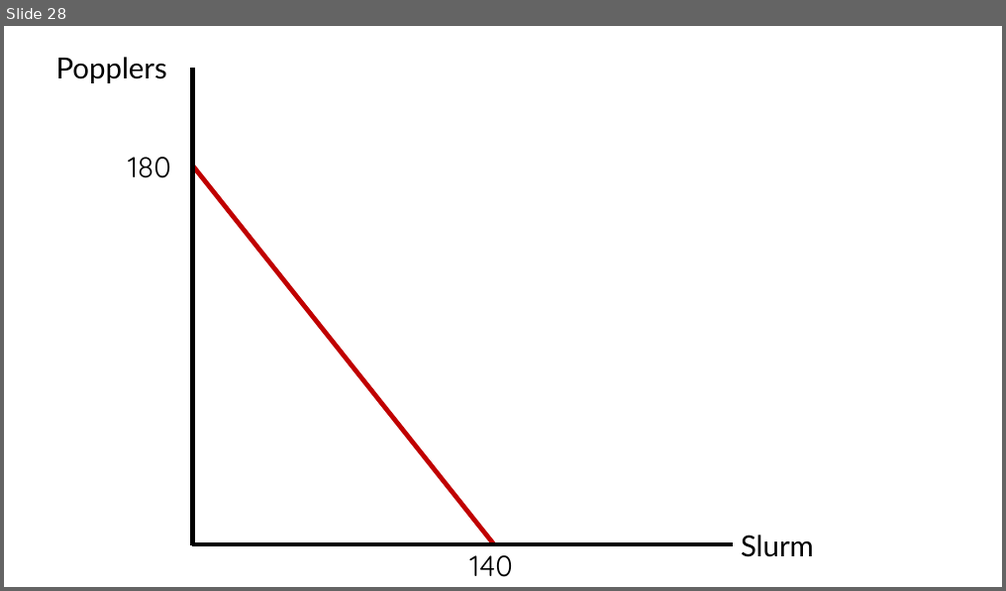
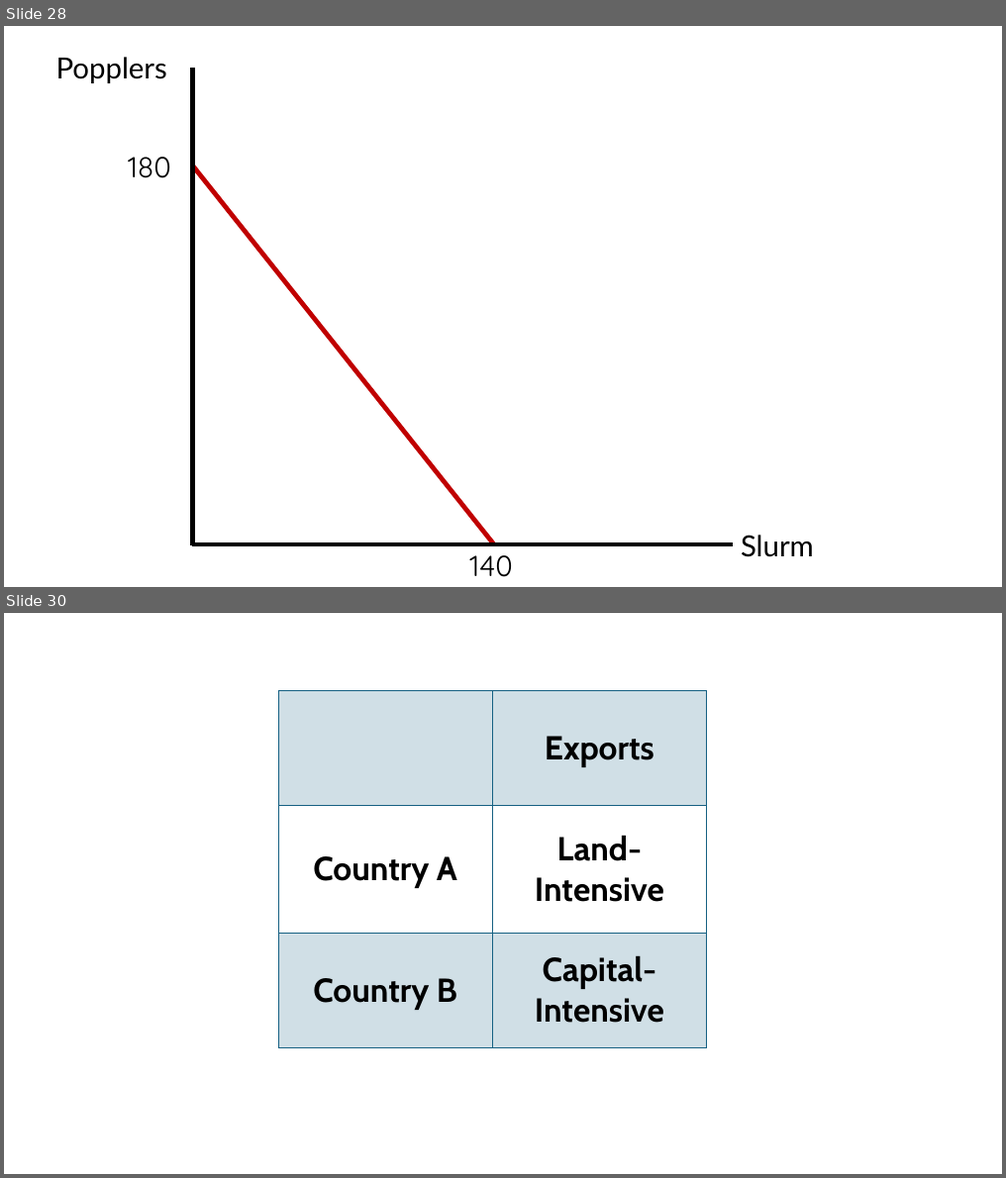
Before and after one commit to jrojas1003/EC-380-Intl-Econ-Issues, a slide deck: Slides/graph-creator.pptx. Shown one above the other, each under a label of ours: slide 28 before the commit, slides 28 and 30 after it; the slides between them are not shown. The pictures are 1006x591 and 1006x1178 pixels, drawn with LibreOffice and Linux fonts; fonts in the diff are those of the drawing. Boxes give left, top, right and bottom in pixels: in the first picture for what was removed or moved away, otherwise in the second. Text is boxed around its words. In the diff, an @@ line names an element or a change of style, - is before the commit and + after.

```diff
--- a/Slides/graph-creator.pptx
+++ b/Slides/graph-creator.pptx
@@ slide 30 added at box(4, 613, 1002, 1174), background #FFFFFF @@
@@ table added at box(278, 690, 706, 1048), 3 rows, 2 columns @@
+ | Exports
+Country A | Land-Intensive
+Country B | Capital-Intensive
```
Also in this commit, not shown: 2 other slides added.
